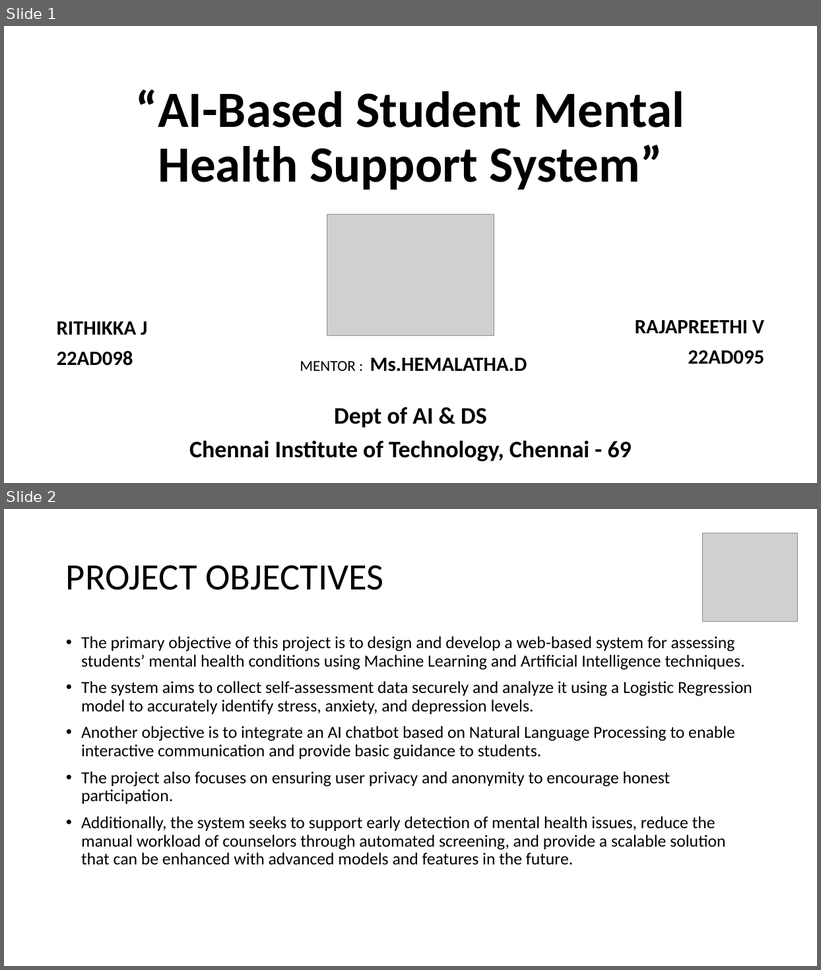
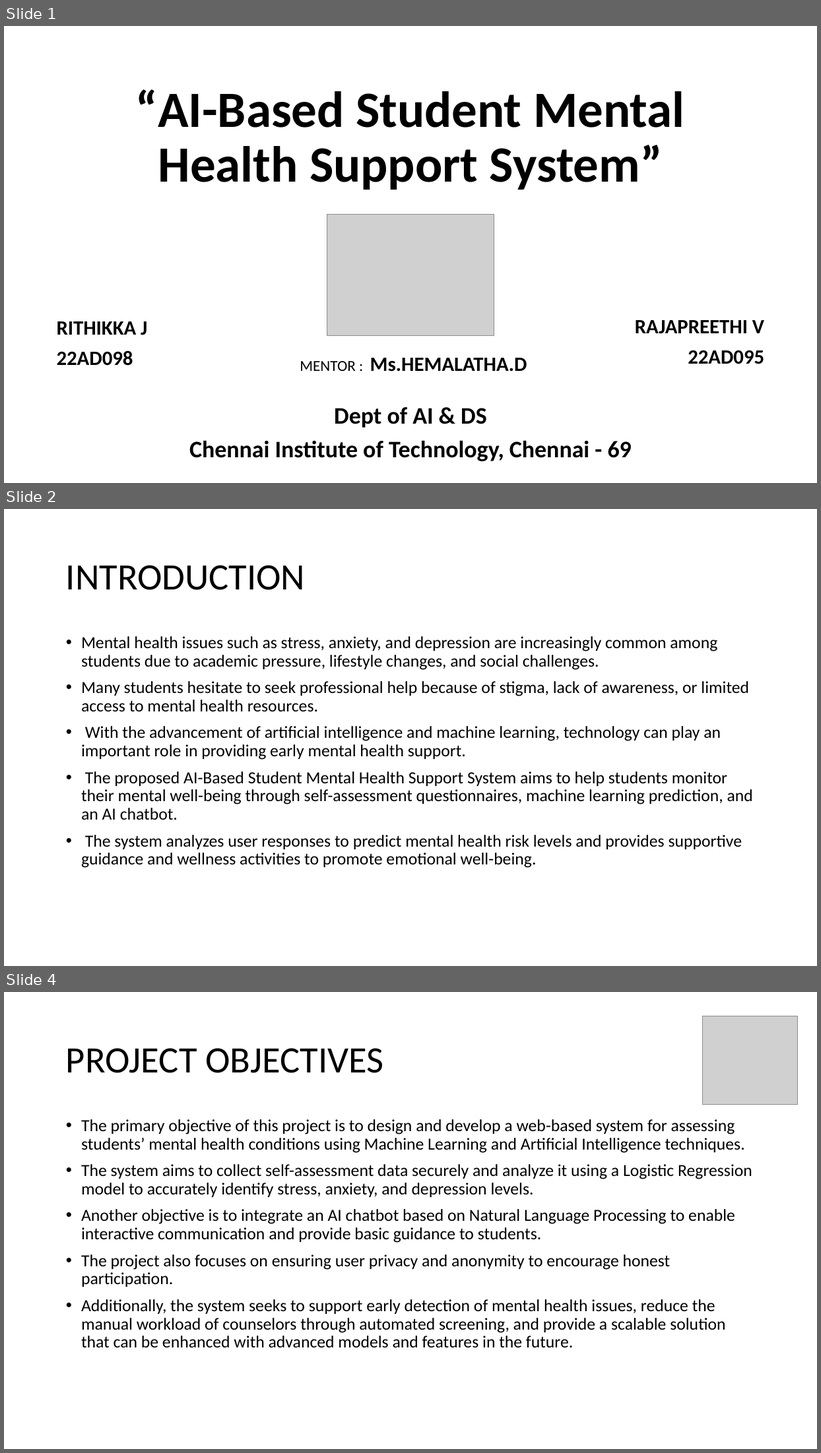
Before and after one commit to rithikkaj/Finalyear, a slide deck: CCP_FIRST_REVIEW[1][1].pptx. Shown one above the other, each under a label of ours: slides 1 and 2 before the commit, slides 1, 2 and 4 after it; the slides between them are not shown. The pictures are 821x970 and 821x1453 pixels, drawn with LibreOffice and Linux fonts; fonts in the diff are those of the drawing; grey boxes stand for pictures. Boxes give left, top, right and bottom in pixels: in the first picture for what was removed or moved away, otherwise in the second. Text is boxed around its words. In the diff, an @@ line names an element or a change of style, - is before the commit and + after.

```diff
--- a/CCP_FIRST_REVIEW[1][1].pptx
+++ b/CCP_FIRST_REVIEW[1][1].pptx
@@ slide 2 added at box(4, 509, 817, 966), background #FFFFFF @@
@@ title added at box(66, 565, 305, 590), 44 pt, text #000000 @@
+INTRODUCTION
@@ text added at box(81, 636, 753, 868), 20 pt, text #000000 @@
+• Mental health issues such as stress, anxiety, and depression are increasingly common among students due to academic pressure, lifestyle changes, and social challenges.
+• Many students hesitate to seek professional help because of stigma, lack of awareness, or limited access to mental health resources.
+• With the advancement of artificial intelligence and machine learning, technology can play an important role in providing early mental health support.
+• The proposed AI-Based Student Mental Health Support System aims to help students monitor their mental well-being through self-assessment questionnaires, machine learning prediction, and an AI chatbot.
+• The system analyzes user responses to predict mental health risk levels and provides supportive guidance and wellness activities to promote emotional well-being.
@@ what was slide 2 is now slide 4 @@
```
Also in this commit, not shown: 2 slides changed, 6 other slides added, 2 slides removed, 7 other files.
